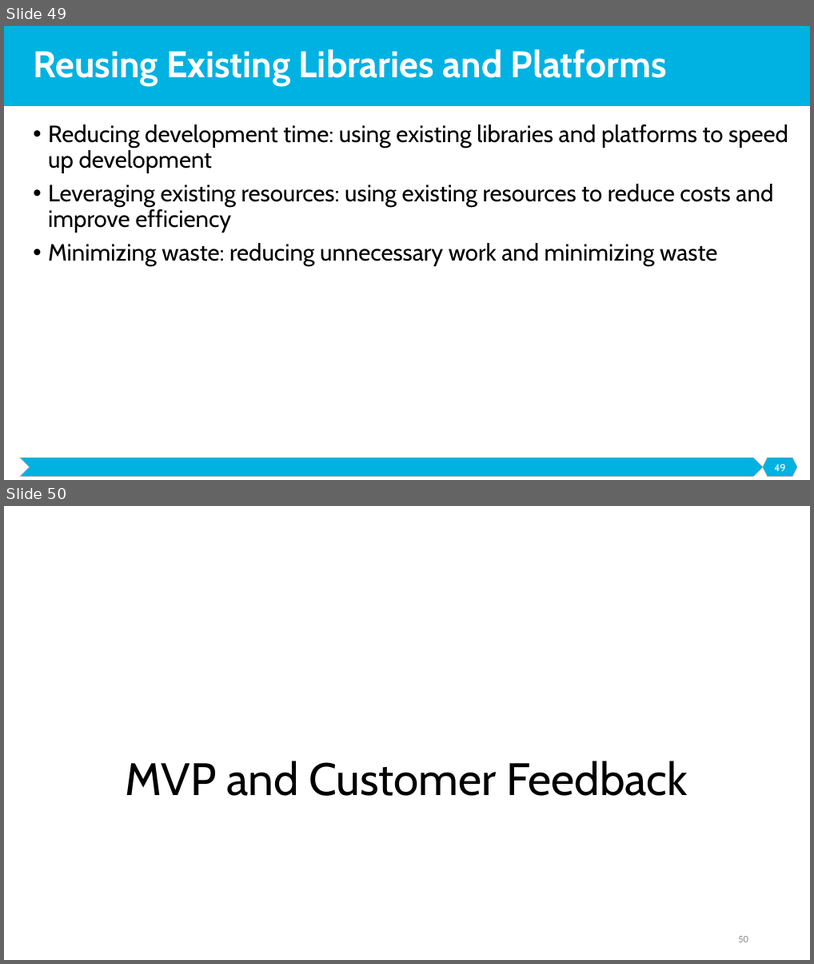
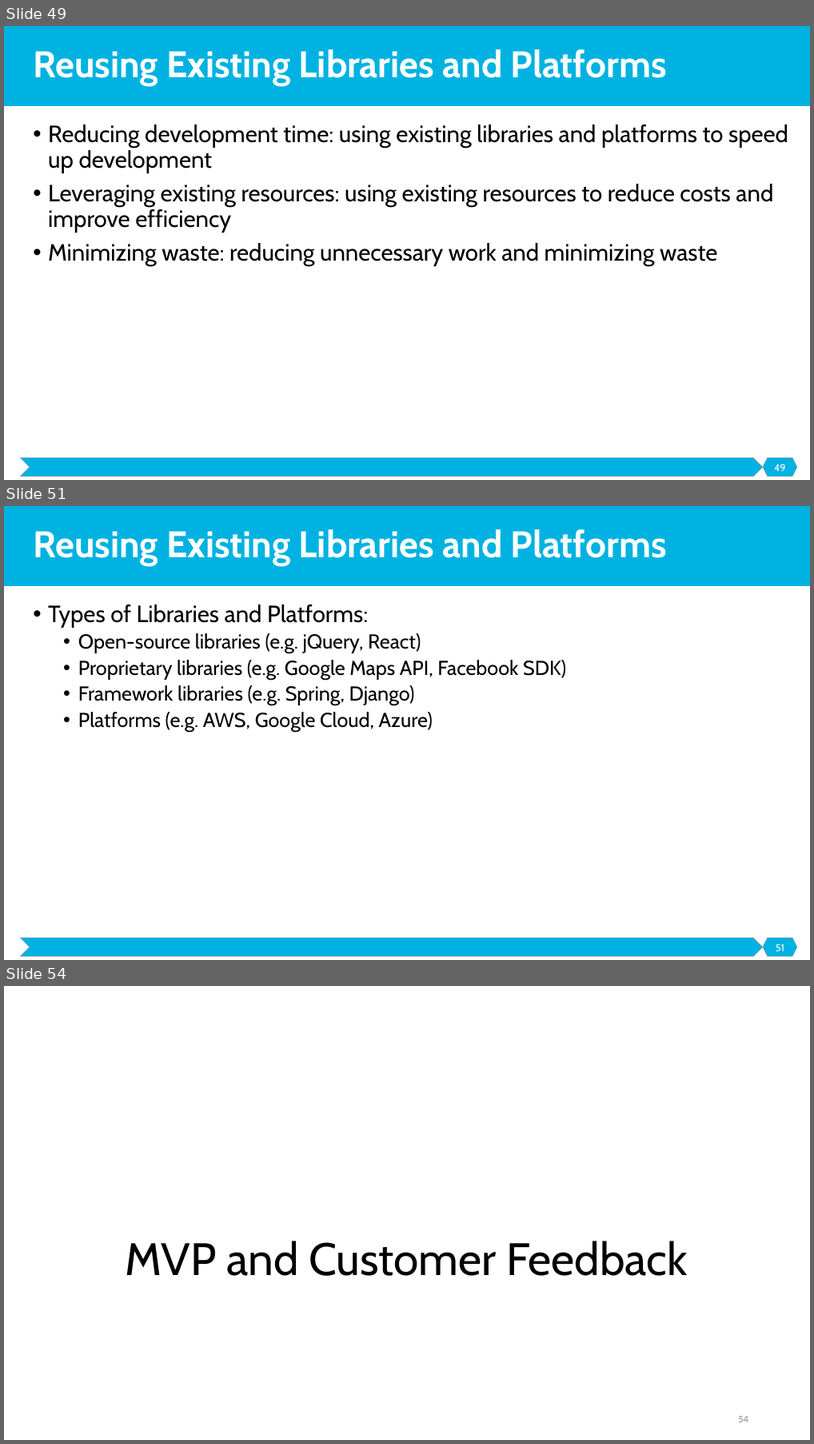
Before and after one commit to malenezi/malenezi, a slide deck: SE495/Lectures/4-Development and Prototyping/Development and Prototyping.pptx. Shown one above the other, each under a label of ours: slides 49 and 50 before the commit, slides 49, 51 and 54 after it; the slides between them are not shown. The pictures are 814x964 and 814x1444 pixels, drawn with LibreOffice and Linux fonts; fonts in the diff are those of the drawing. Boxes give left, top, right and bottom in pixels: in the first picture for what was removed or moved away, otherwise in the second. Text is boxed around its words. In the diff, an @@ line names an element or a change of style, - is before the commit and + after.

```diff
--- a/SE495/Lectures/4-Development and Prototyping/Development and Prototyping.pptx
+++ b/SE495/Lectures/4-Development and Prototyping/Development and Prototyping.pptx
@@ slide 51 added at [4,506,810,960], background #FFFFFF; not listed: 3 template elements that a slide beside it also shows @@
@@ title added at [33,529,667,566], 44 pt, text #FFFFFF, bold @@
+Reusing Existing Libraries and Platforms
@@ text added at [48,604,566,732], 24 pt, text #000000 @@
+• Types of Libraries and Platforms:
+  • Open-source libraries (e.g. jQuery, React)
+  • Proprietary libraries (e.g. Google Maps API, Facebook SDK)
+  • Framework libraries (e.g. Spring, Django)
+  • Platforms (e.g. AWS, Google Cloud, Azure)
@@ page number added at [776,944,785,951], 12 pt, text #FFFFFF @@
+51
@@ what was slide 50 is now slide 54 @@
@@ page number at [738,1416,749,1422]: text changed @@
-50
+54
```
Also in this commit, not shown: 2 slides changed, 3 other slides added, 3 other files.
